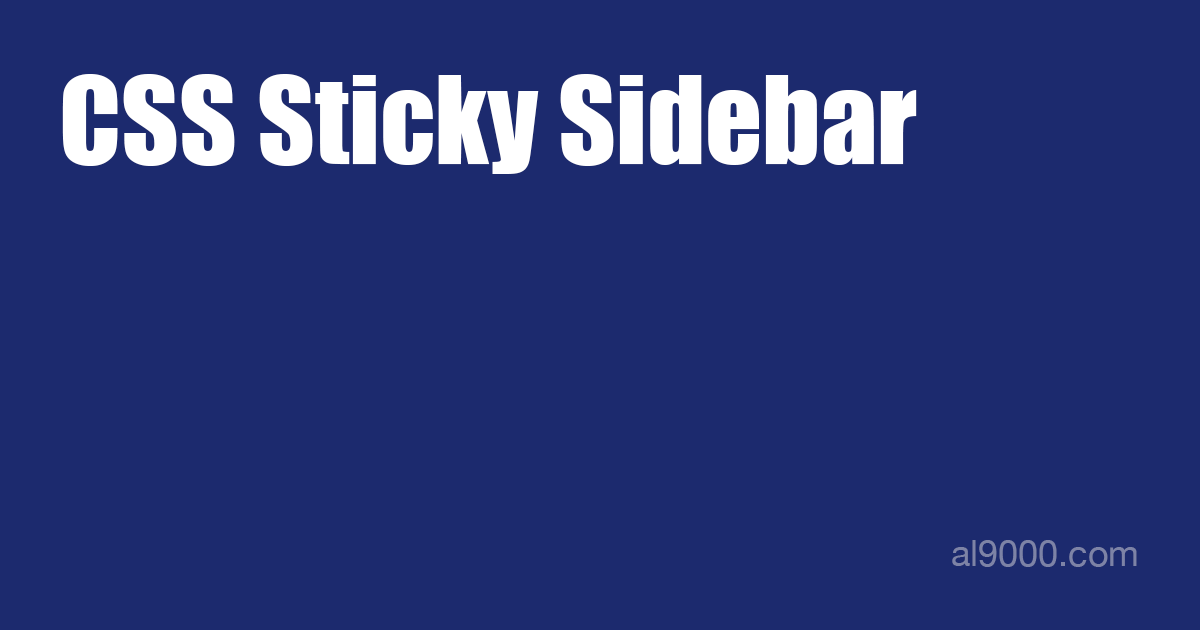
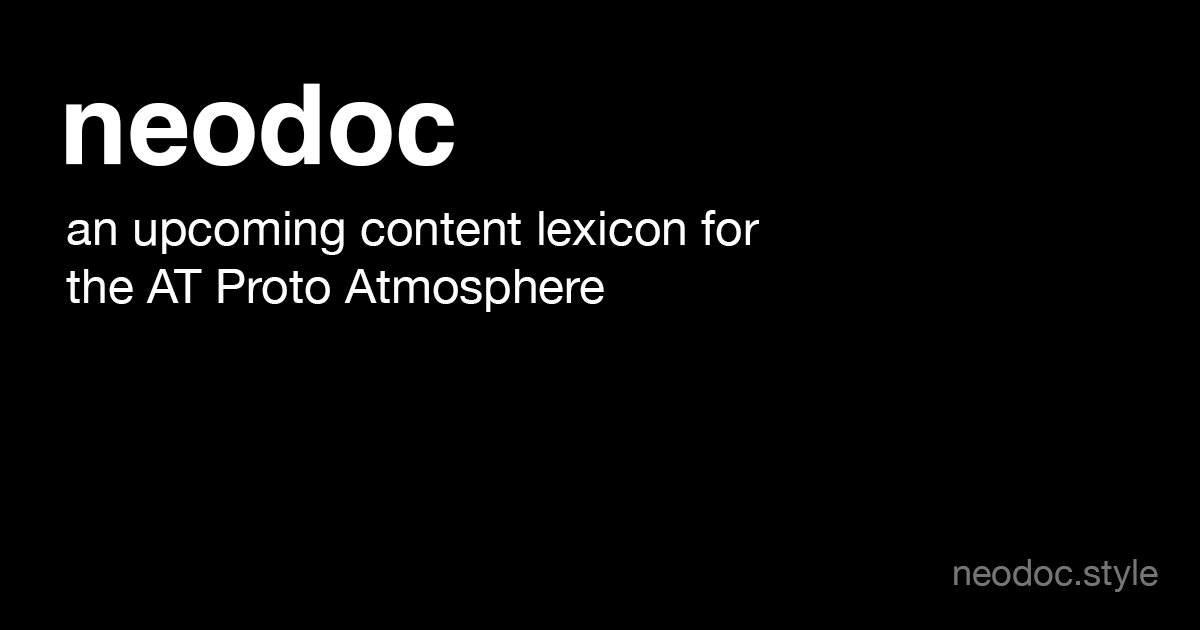
Layers edited between the first and the second 1200 × 630 image:
added layer "an upcoming content lexicon for the AT Proto Atmosphere" above "neodoc.style" over [66, 210, 759, 312]
renamed "al9000.com" to "neodoc.style", painted on it over [952, 540, 1158, 592]
renamed "CSS Sticky Sidebar" to "neodoc", painted on it over [62, 74, 917, 174]
painted on "Layer 1" over [0, 0, 1200, 630]